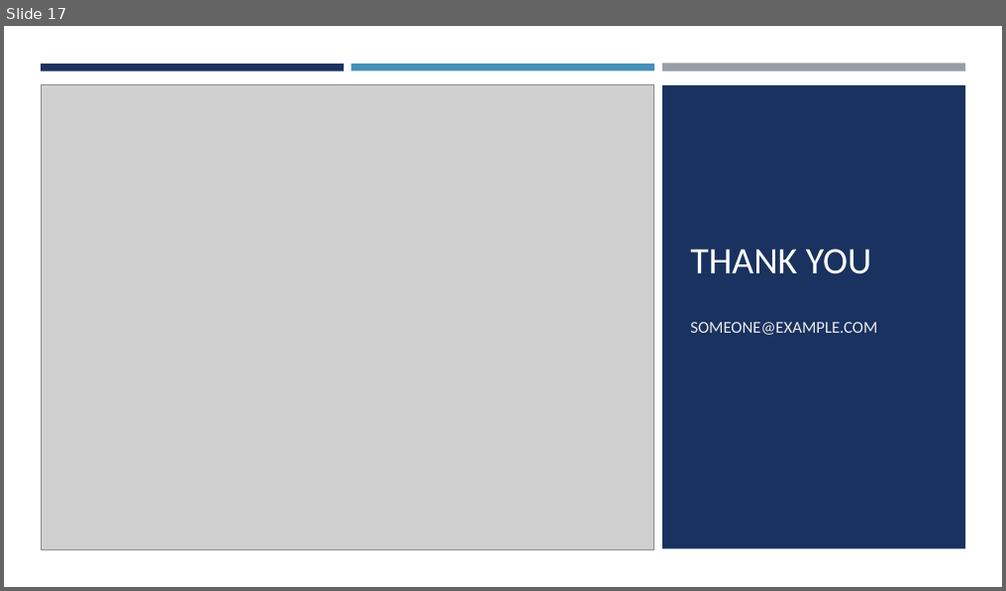
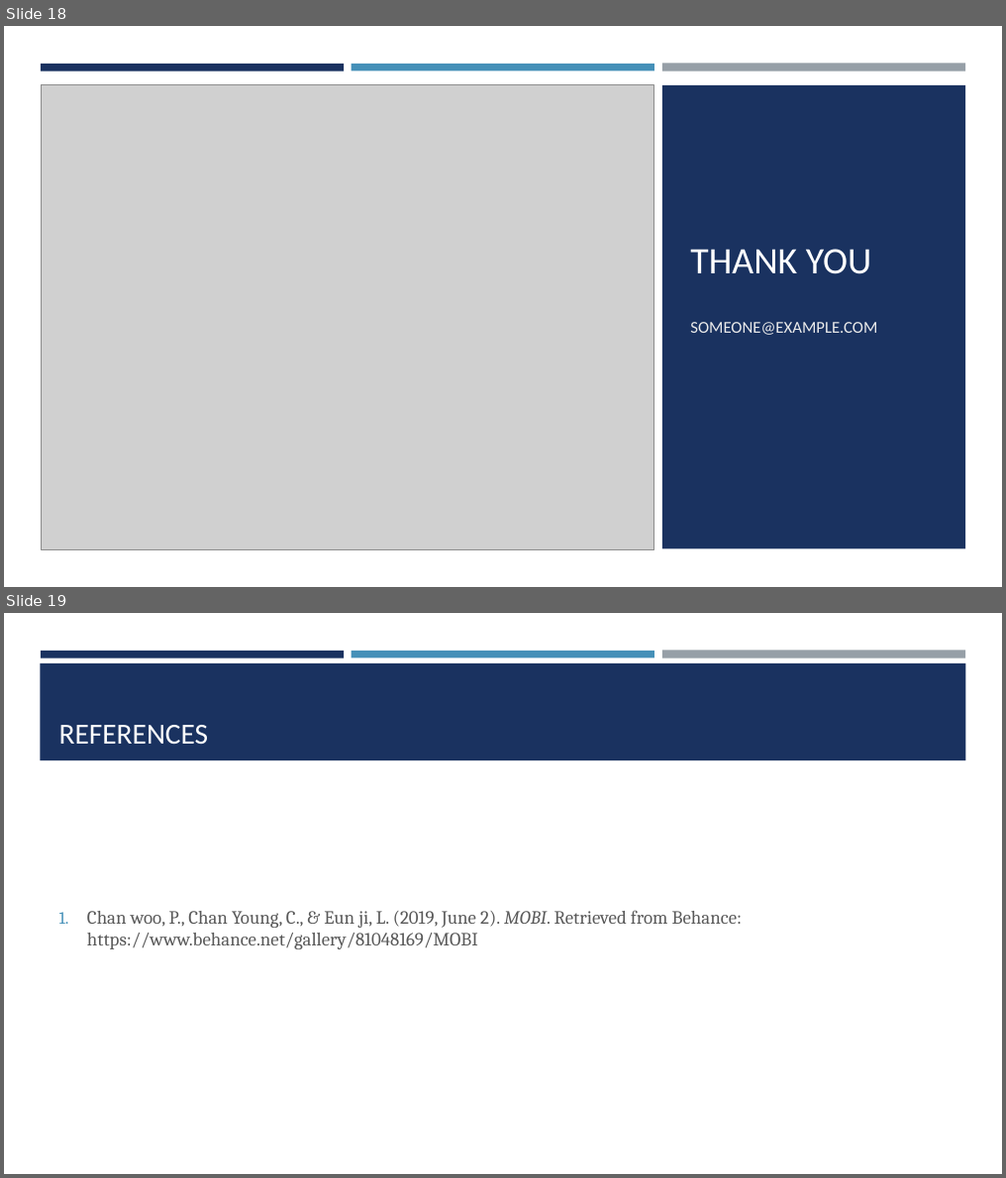
Before and after one commit to WillVallis/MTRX2700-Major-Project-, a slide deck: Design and Pseudocode Materials/Major Project Presentation.pptx. Shown one above the other, each under a label of ours: slide 17 before the commit, slides 18 and 19 after it. The pictures are 1006x591 and 1006x1178 pixels, drawn with LibreOffice and Linux fonts; fonts in the diff are those of the drawing; grey boxes stand for pictures. Boxes give left, top, right and bottom in pixels: in the first picture for what was removed or moved away, otherwise in the second. Text is boxed around its words. In the diff, an @@ line names an element or a change of style, - is before the commit and + after.

```diff
--- a/Design and Pseudocode Materials/Major Project Presentation.pptx
+++ b/Design and Pseudocode Materials/Major Project Presentation.pptx
@@ slide 19 added at box(4, 613, 1002, 1174), background #FFFFFF @@
@@ rectangle added at box(40, 663, 966, 761), fill #1A3260 @@
@@ rectangle added at box(41, 651, 344, 658), fill #1A3260 @@
@@ rectangle added at box(351, 651, 654, 658), fill #4590B8 @@
@@ rectangle added at box(662, 651, 965, 659), fill #969FA7 @@
@@ title added at box(59, 725, 209, 744), 28 pt, text #FFFFFF @@
+REFERENCES
@@ text added at box(87, 910, 742, 950), 18 pt, text #595959 @@
+1. Chan woo, P., Chan Young, C., & Eun ji, L. (2019, June 2). MOBI. Retrieved from Behance: https://www.behance.net/gallery/81048169/MOBI
@@ what was slide 17 is now slide 18 @@
```
Also in this commit, not shown: 8 slides changed, 1 other slide added, 20 other files.
